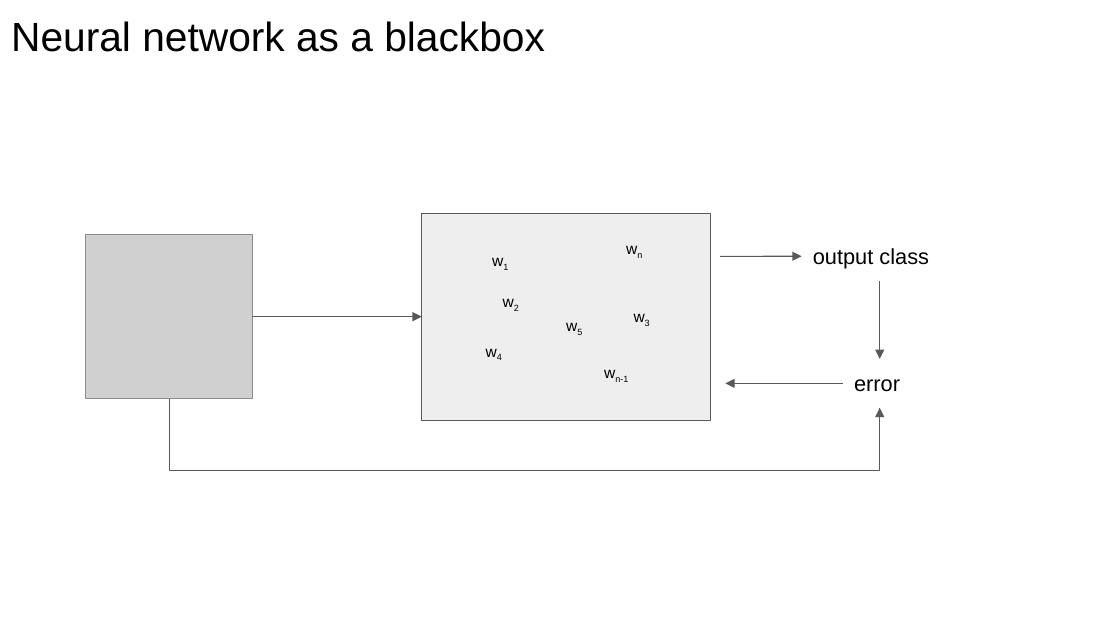
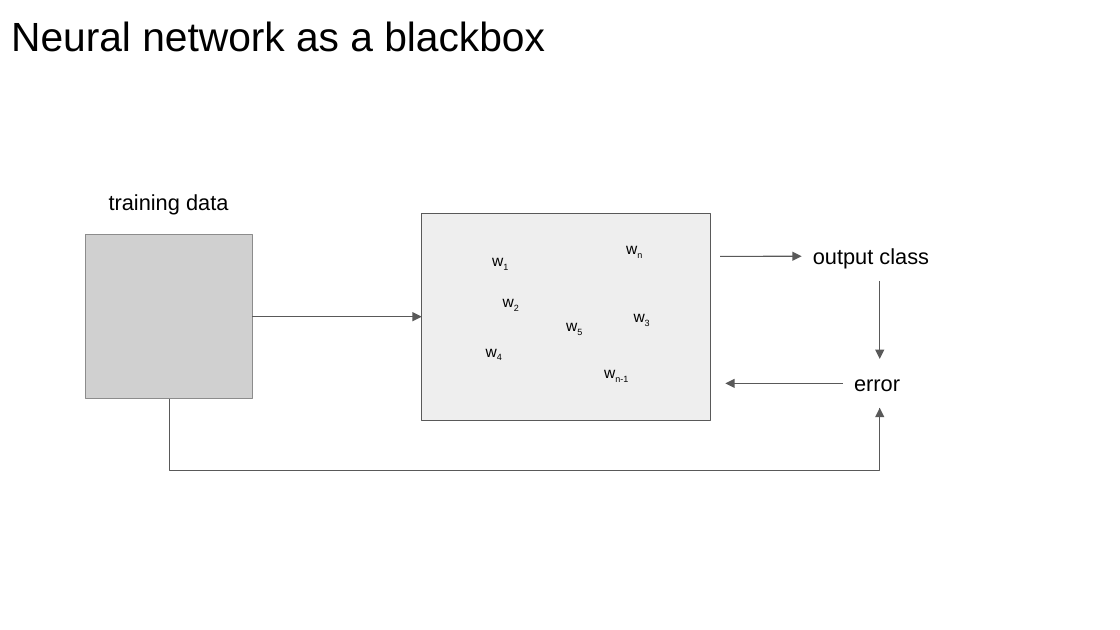
Before and after one commit to mokka03/PythonFinalProject, a slide deck: slide 3 of Classification on fashion-MNIST database using VGGnet-like architecture.pptx. Drawn at 1120x630 pixels with LibreOffice and Linux fonts; fonts in the diff are those of the drawing; grey boxes stand for pictures. Boxes give left, top, right and bottom in pixels: in the first picture for what was removed or moved away, otherwise in the second. Text is boxed around its words. In the diff, an @@ line names an element or a change of style, - is before the commit and + after.

Commit message:
ppt

```diff
--- a/Classification on fashion-MNIST database using VGGnet-like architecture.pptx
+++ b/Classification on fashion-MNIST database using VGGnet-like architecture.pptx
@@ text added at (109,194,228,215), 14 pt, text #000000 @@
+training data
```
